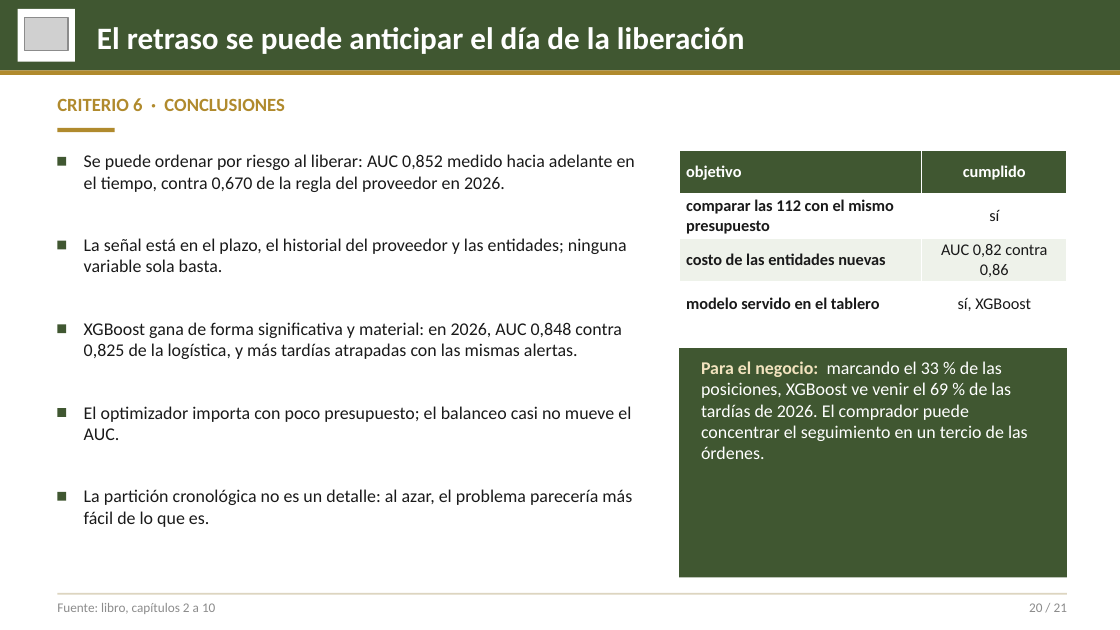
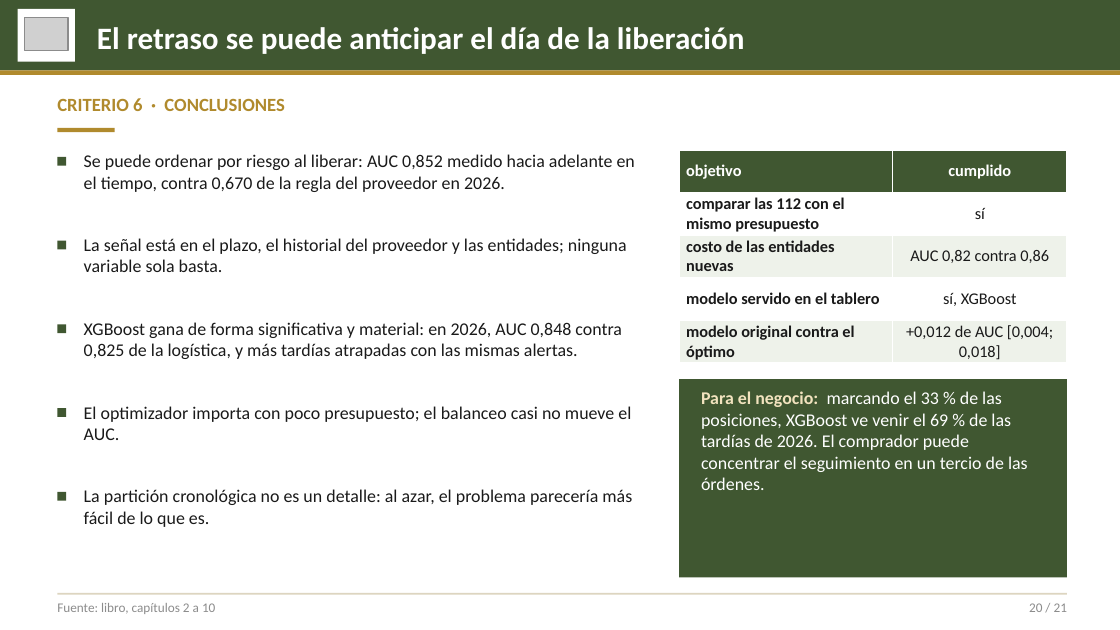
Before and after one commit to ddcarbono/otif-compras-ml, a slide deck: slide 20 of presentacion/sustentacion_otif.pptx. Drawn at 1120x630 pixels with LibreOffice and Linux fonts; fonts in the diff are those of the drawing; grey boxes stand for pictures. Boxes give left, top, right and bottom in pixels: in the first picture for what was removed or moved away, otherwise in the second. Text is boxed around its words. In the diff, an @@ line names an element or a change of style, - is before the commit and + after.

Commit message:
Tablero: ?pestana= abre una pestaña de Modelos (para la captura de la predicción); láminas 17, 19 y 20 al día

```diff
--- a/presentacion/sustentacion_otif.pptx
+++ b/presentacion/sustentacion_otif.pptx
@@ table at (x1=679, y1=150, x2=1067, y2=364) @@
+row 5: modelo original contra el óptimo | +0,012 de AUC [0,004; 0,018]
@@ rectangle resized from (x1=679, y1=348, x2=1066, y2=578) to (x1=679, y1=380, x2=1066, y2=578) @@
@@ text "Para el negocio: marcando el ..." moved from (x1=701, y1=361, x2=1028, y2=459) to (x1=701, y1=391, x2=1028, y2=490) @@
```
Also in this commit, not shown: 2 other slides changed, 4 other files.
